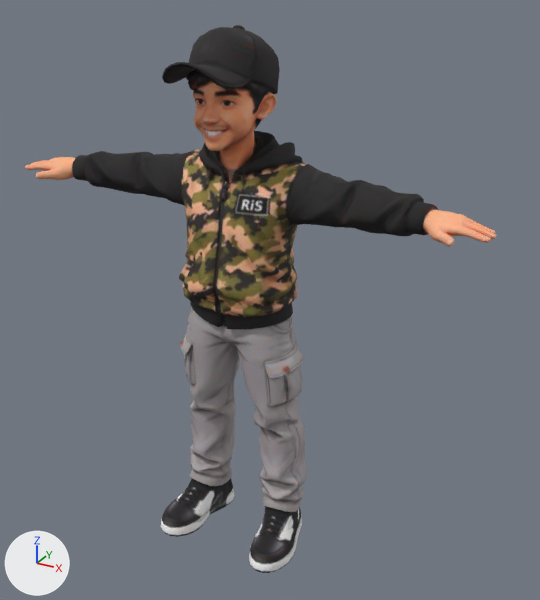
Two versions of the glTF model model-3d-hp/woyo.glb, one commit apart.
The view is the same before and after, from a 50 mm lens placed at (0.672, -1.099, 1.082), pointed at (0.048, 0.034, 0.515). Arrows for +X, +Y and +Z are at lower left; the lights stay in place. The first picture is the older version. Vertices at exactly the same position are counted once.

Objects in the first picture: 'tripo_node_cdd003bf-8acc-4a97-b1f2-a10290838ce1'.
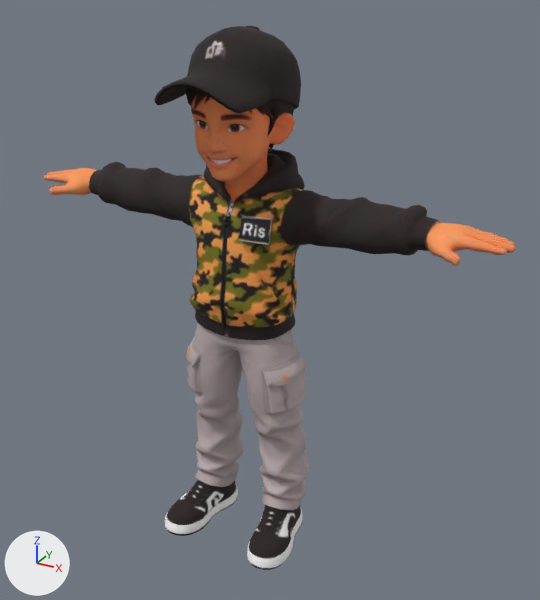
Diff of the bpy script that builds the scene:
```diff
--- a/model-3d-hp/woyo.glb.py
+++ b/model-3d-hp/woyo.glb.py
@@ img_tripo_rgb_1d8769a0_668a_4e66_bdd0_2106f81c0957 @@
+img_tripo_rgb_1d8769a0_668a_4e66_bdd0_2106f81c0957 = load_image('tripo_rgb_1d8769a0-668a-4e66-bdd0-2106f81c0957', '_unpacked/tripo_rgb_1d8769a0-668a-4e66-bdd0-2106f81c0957', 512, 512, 'sRGB')
@@ mat_tripo_mat_290570b0_fd53_402e_a6f4_37aad4814425 @@
+mat_tripo_mat_290570b0_fd53_402e_a6f4_37aad4814425 = principled_material('tripo_mat_290570b0-fd53-402e-a6f4-37aad4814425')
+mat_tripo_mat_290570b0_fd53_402e_a6f4_37aad4814425.texture = img_tripo_rgb_1d8769a0_668a_4e66_bdd0_2106f81c0957
+mat_tripo_mat_290570b0_fd53_402e_a6f4_37aad4814425.roughness = 0.9
@@ me_tripo_mesh_cdd003bf_8acc_4a97_b1f2_a10290838ce1 @@
 # used by ob_tripo_node_cdd003bf_8acc_4a97_b1f2_a10290838ce1; location = (0.0, 0.0, 0.0)
-me_tripo_mesh_cdd003bf_8acc_4a97_b1f2_a10290838ce1.from_pydata(...)  # 5570 vertices, 10981 faces; spans x -0.461..0.461, y -0.127..0.127, z 0.0..1.0
-me_tripo_mesh_cdd003bf_8acc_4a97_b1f2_a10290838ce1.materials.append(mat_tripo_mat_cdd003bf_8acc_4a97_b1f2_a10290838ce1)  # picture img_tripo_rgb_4130d4ad_45dc_4045_b832_eae749c8b4eb
+me_tripo_mesh_cdd003bf_8acc_4a97_b1f2_a10290838ce1.from_pydata(...)  # 5443 vertices, 10627 faces; spans x -0.479..0.479, y -0.146..0.146, z 0.0..1.0
+# me_tripo_mesh_cdd003bf_8acc_4a97_b1f2_a10290838ce1 part 1: the loose piece of 3608 vertices spanning x -0.358..0.358, y -0.125..0.127, z 0.0..0.82 is rebuilt with 4959 vertices and now spans x -0.479..0.479, y -0.117..0.146, z 0.0..0.932, in mat_tripo_mat_290570b0_fd53_402e_a6f4_37aad4814425 (picture img_tripo_rgb_1d8769a0_668a_4e66_bdd0_2106f81c0957)
+# me_tripo_mesh_cdd003bf_8acc_4a97_b1f2_a10290838ce1 part 2: the loose piece of 1250 vertices spanning x -0.089..0.062, y -0.127..0.1, z 0.721..1.0 is rebuilt with 314 vertices and now spans x -0.092..0.092, y -0.146..0.129, z 0.855..1.0, in mat_tripo_mat_290570b0_fd53_402e_a6f4_37aad4814425 (picture img_tripo_rgb_1d8769a0_668a_4e66_bdd0_2106f81c0957)
+# me_tripo_mesh_cdd003bf_8acc_4a97_b1f2_a10290838ce1 part 3: the loose piece of 315 vertices spanning x 0.345..0.461, y -0.075..0.016, z 0.709..0.747 is deleted
+# me_tripo_mesh_cdd003bf_8acc_4a97_b1f2_a10290838ce1 part 4: the loose piece of 315 vertices spanning x -0.461..-0.347, y -0.075..0.016, z 0.709..0.747 is deleted
+# me_tripo_mesh_cdd003bf_8acc_4a97_b1f2_a10290838ce1 part 5: the loose piece of 41 vertices spanning x 0.0..0.024, y -0.052..-0.036, z 0.876..0.899 is deleted
+# me_tripo_mesh_cdd003bf_8acc_4a97_b1f2_a10290838ce1 part 6
+# 155 vertices are added at x -0.031..0.084, y -0.047..0.125, z 0.462..0.999
+# 11 new vertices lie (0.006, 0.0, 0.0) away from vertices in x -0.003, y -0.043..-0.024, z 0.478..0.693
+# 270 new faces join them
+# other edits to the shape of me_tripo_mesh_cdd003bf_8acc_4a97_b1f2_a10290838ce1 do not show in these pictures
+me_tripo_mesh_cdd003bf_8acc_4a97_b1f2_a10290838ce1.materials.append(mat_tripo_mat_290570b0_fd53_402e_a6f4_37aad4814425)  # picture img_tripo_rgb_1d8769a0_668a_4e66_bdd0_2106f81c0957
```

Location of each change, (x1, y1, x2, y2) in pixels of the pictures (540 x 600 px):
'tripo_node_cdd003bf-8acc-4a97-b1f2-a10290838ce1', reshaped
    before: (25, 25, 497, 573)
    after: (44, 26, 515, 570)
part 1 of me_tripo_mesh_cdd003bf_8acc_4a97_b1f2_a10290838ce1, rebuilt (29% wider, 9% taller)
    before: (72, 131, 438, 573)
    after: (44, 87, 515, 570)
part 2 of me_tripo_mesh_cdd003bf_8acc_4a97_b1f2_a10290838ce1, rebuilt
    before: (162, 25, 280, 183)
    after: (154, 26, 301, 113)
part 3 of me_tripo_mesh_cdd003bf_8acc_4a97_b1f2_a10290838ce1, deleted (beige)
    before: (422, 209, 497, 247)
part 4 of me_tripo_mesh_cdd003bf_8acc_4a97_b1f2_a10290838ce1, deleted (beige)
    before: (25, 157, 75, 180)
part 5 of me_tripo_mesh_cdd003bf_8acc_4a97_b1f2_a10290838ce1, deleted
    before: (222, 100, 234, 106)
part 6 of me_tripo_mesh_cdd003bf_8acc_4a97_b1f2_a10290838ce1, added
    after: (223, 26, 273, 336)
